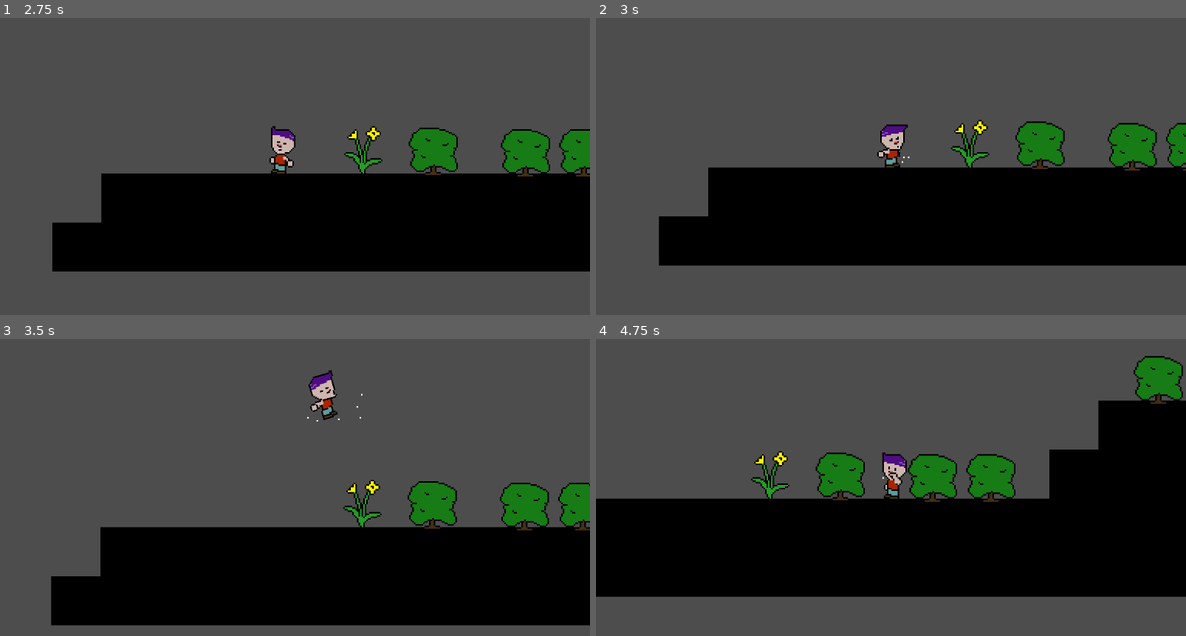
Above: before the commit, frames 1-4 (two rows, left to right).
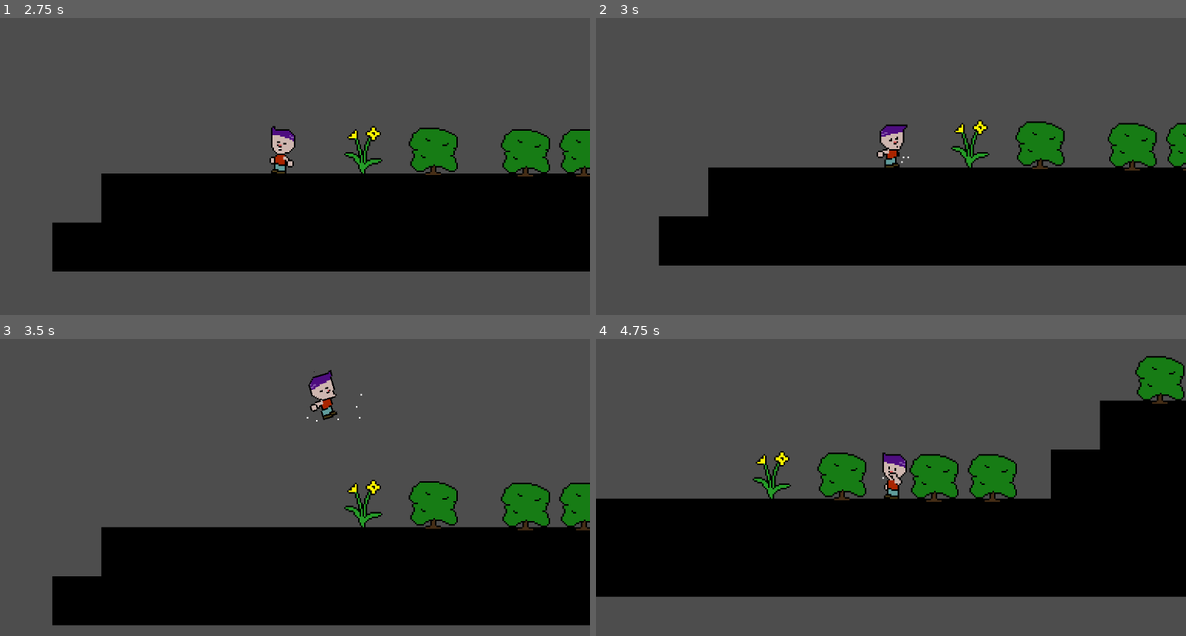
Above: after the commit, the same moments.

Repository: swordssnzdev/splat
Game: Godot game, scene res://scenes/scratch_level.tscn
The game is run twice, just before and just after one commit, with the same random seed, the same clock (stepped at 60 frames per second) and the same inputs. Sound files missing from this copy of the repository are replaced by a short silence.
Inputs:
- Up to frame 1 (2.75 s): hold W (jump) 0.53-1.28 s; hold D (right) 0.53-2.03 s; tap Shift (blow) at 0.6, 1.55, 2.1 s; tap W (jump) at 1.35, 1.52, 1.82 s; hold A (left) from 2.03 s (still down); hold W (jump) from 2.03 s (still down)
- Up to frame 2 (3 s): release A (left) at 2.78 s; release W (jump) at 2.78 s; hold D (right) from 2.78 s (still down); tap Shift (blow) at 2.85 s
- Up to frame 3 (3.5 s): keep holding D (right); tap W (jump) at 3.02, 3.32 s
- Up to frame 4 (4.75 s): hold W (jump) 3.53-4.28 s; tap Q (debug_snz) at 4.15 s; release D (right) at 4.28 s; hold A (left) from 4.28 s (still down); tap Shift (blow) at 4.35 s; tap W (jump) at 4.52 s

Frame 1 is identical in both runs. In frame 2, 0.1% of the frame differs, in the area x 47-54%, y 35-51%; in frame 3, 0.9%; in frame 4, 1.4%, in the area x 26-100%, y 5-55%.

Commit message:
fix drift during multiples

Diff:
--- a/scripts/player.gd
+++ b/scripts/player.gd
@@ -53,6 +53,7 @@
 			buildupProgress = BASE_BUILDUP_LENGTH
 			pass
 		State.SNZ_GROUND:
+			velocity.x = 0
 			# I wanted particles but they don't work on my computer
 			attacksnz_animation_player.play("spray")
 			animation_player.play("snz")
